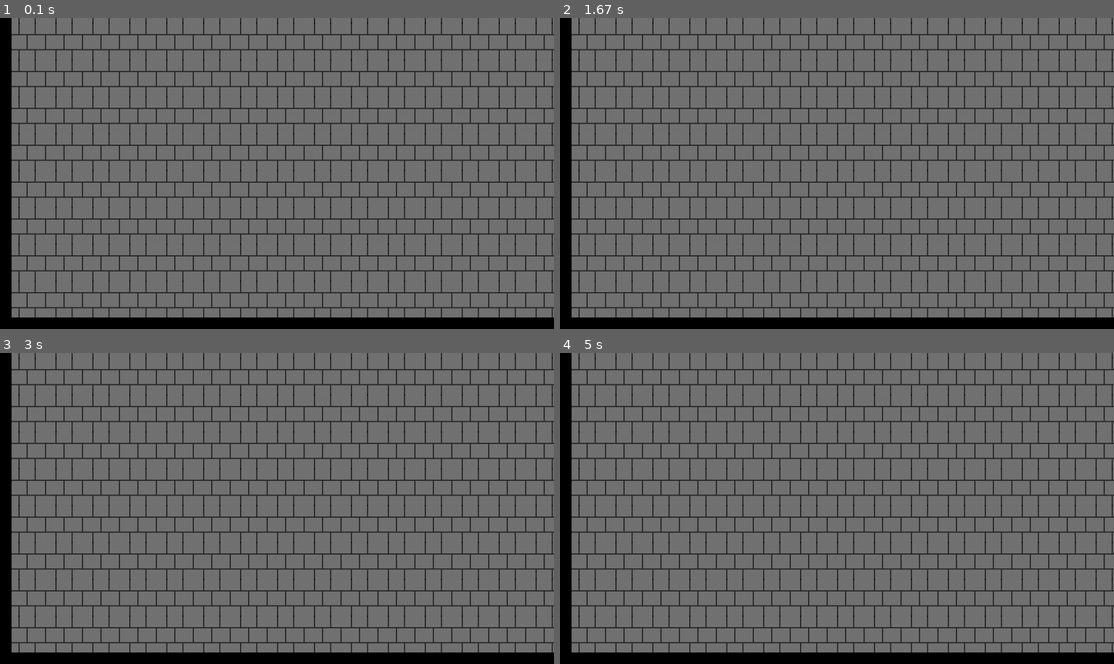
Above: before the commit, frames 1-4 (two rows, left to right).
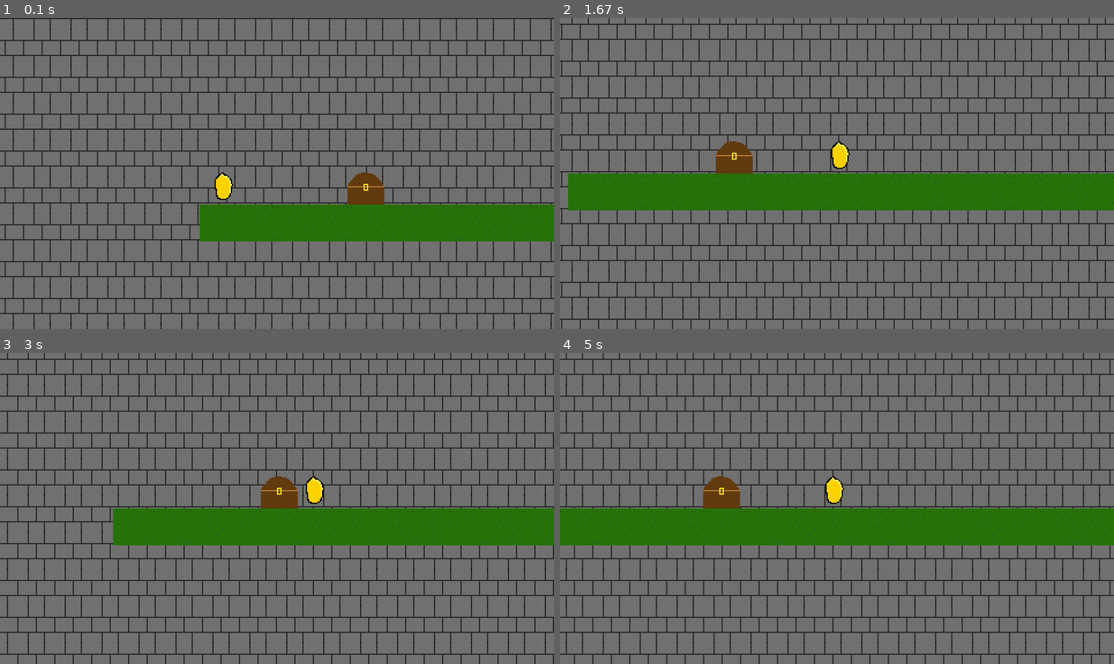
Above: after the commit, the same moments.

Repository: Firedan1176/Pygame-Platformer
Game: pygame game, started from game.py
Two runs of this game, one before a commit and one after it. Both use one fixed random seed, a clock stepped at 60 frames per second and the inputs below.
Inputs:
- Up to frame 1 (0.1 s): no input
- Up to frame 2 (1.67 s): hold Right 0.33-0.8 s; hold Right 0.83-1.3 s; hold Left from 1.33 s (still down)
- Up to frame 3 (3 s): release Left at 1.87 s; hold Left 1.9-2.3 s; hold Right 2.33-2.97 s
- Up to frame 4 (5 s): hold Left 3-3.47 s; hold Right 3.5-3.97 s; hold Right 4-4.47 s; hold Left from 4.5 s (still down)

The runs differ from the first frame. In frame 1, 39% of the frame differs, in the area x 0-100%, y 0-100%; in frame 2, 39%; in frame 3, 38%; in frame 4, 41%.

Commit message:
Alternative sprites
Alternative solution to drawing sprites. Sprites are in individual files and can be tiled if wanted.

Diff:
--- a/graphics.py
+++ b/graphics.py
@@ -27,7 +27,7 @@
         for obj in objects.getObjectsOfType(GameObject):
             #Excluded GameObjects
             if obj.__class__ in [Camera]: continue
-            if obj.visible and obj.tex["default"] and obj.z < self.z:
+            if obj.visible and obj.tex and obj.z < self.z:
                 #Reorient the position
                 new_pos = Vector2(obj.position.x, display.get_height() - obj.position.y - obj.scale.y)
 
@@ -35,7 +35,7 @@
                 new_pos -= Vector2(self.position.x, -self.position.y) * obj.z
 
 
-                display.blit(obj.tex["default"], new_pos)
+                display.blit(obj.tex, new_pos)
 
     """Set the target of the camera to follow a GameObject"""
     def setTarget(self, obj):
--- a/loading.py
+++ b/loading.py
@@ -33,11 +33,13 @@
 #Optionally, use a lambda expression instead of the init() of the class
 TYPE_TABLE = {
         "position":Vector2,
-        "size":Vector2
+        "size":Vector2,
+        "collisions":bool,
+        "tex":str
     }
 
 VERSION = 1
-DEBUGGING = False
+DEBUGGING = True
 
 """Intermediate class for generating objects"""
 class ObjConfig:
@@ -46,9 +48,8 @@
     databaseFile = None
     databaseText = None
 
-    def __init__(self, sourceSpritesheet, sourceStr):
+    def __init__(self, sourceStr):
         self._attribs = {}
-        self._attribs["tex"] = {}
         _id, _name = sourceStr.split('\n')[0].split(':')
         for line in sourceStr.split('\n')[1:]:
             _key, _value = line.split(':')
@@ -56,16 +57,6 @@
                 if _value in CLASSES:
                     self._class = CLASSES[_value] #Do not generate object here. Just store which Class it is
                 else: print("Warning: type '" + _value + "' couldn't be loaded from the database.")
-            elif _key[:4] == "tex_":
-                if '..' in _value:
-                    start = int(_value.split(',')[0])
-                    end = int(_value.split(',')[len(_value.split(','))])
-                    self._attribs["tex"][_key[4:]] = sprite2.loadSprite(sourceSpritesheet, _key[4:], range(start, end), self._attribs["size"])
-                elif ',' in _value:
-                    self._attribs["tex"][_key[4:]] = sprite2.loadSprite(sourceSpritesheet, _key[4:], [int(x) for x in _value.split(',')], self._attribs["size"])
-                else:
-                    self._attribs["tex"][_key[4:]] = sprite2.loadSprite(sourceSpritesheet, _key[4:], int(_value), self._attribs["size"])
-                if DEBUGGING: print("Loaded sprite:", _key[4:])
             elif _key in TYPE_TABLE:
                 _trueVal = ast.literal_eval(_value) #Eval string to builtin
                 _trueVal = TYPE_TABLE[_key](_trueVal) #Init pygame/custom object from builtin (i.e. tuple -> vector2)
@@ -73,32 +64,17 @@
 
     """Generates and returns a new object from this config"""
     def objectFrom(self, z = 0, position = Vector2(0, 0), scale = Vector2(0, 0), texmode = "none"):
-        _obj = self._class()
+        _obj = self._class(z)
         _obj.position = position
         _obj.scale = scale
 
-        #Set tex_default to straight magenta to indicate errors if not loaded
-        _obj.tex = {}
-        _obj.tex["default"] = pygame.Surface(_obj.scale)
-        _obj.tex["default"].fill((255, 0, 255))
+        #Set tex to straight magenta to indicate errors if not loaded
+        _obj.tex = pygame.Surface(_obj.scale)
+        _obj.tex.fill((255, 0, 255))
         for _key, _value in self._attribs.items():
-            #TODO: This tex stuff should probably?? be in loadSprite somewhere
-            if _key[:4] == "tex":
-                #Modify each sprite on this object
-                for tex in _value.items():
-                    if texmode == "stretch":
-                        pygame.transform.scale(tex[1], tuple(map(int, _obj.scale)), _obj.tex[tex[0]])
-                    elif texmode == "tile":
-                        _scaled = pygame.Surface(_obj.scale)
-                        for y in range(int(_obj.scale.y) // int(self._attribs["size"][1])):
-                            for x in range(int(_obj.scale.x) // int(self._attribs["size"][0])):
-                                _scaled.blit(tex[1], (x * self._attribs["size"][0], y * self._attribs["size"][1]))
-                                _obj.tex[tex[0]] = _scaled
-                    elif texmode == "none":
-                        _obj.tex[tex[0]].blit(tex[1], (0, 0))
-
-            else:
-                setattr(_obj, _key, _value)
+            if _key == "tex":
+                _obj.tex = sprite2.loadSprite(_value, texmode, scale)
+            else: setattr(_obj, _key, _value)
 
         return _obj
 
@@ -111,16 +87,13 @@
                 ObjConfig.databaseText = databaseFile.read()
                 databaseFile.close()
 
-            currentSpritesheet = ""
             lines = ObjConfig.databaseText.split('\n')
             for i in range(len(lines)):
                 _key, _value = lines[i].split(":")
-                if _key == "spritesheet":
-                    currentSpritesheet = _value.replace('\"', '')
-                elif not lines[i][0] == "\t" and lines[i + 1][0] == "\t":
+                if not lines[i][0] == "\t" and lines[i + 1][0] == "\t":
                     _objValue = lines[i] + "\n"
                     while lines[i + 1][0] == "\t":
-                        if not lines[i + 2][0] == "\t":
+                        if i + 2 == len(lines) or not lines[i + 2][0] == "\t":
                             _objValue += lines[i + 1]
                             break
                         else:
@@ -129,7 +102,7 @@
                     _objValue = _objValue.replace('\t', '')
                     if int(_key) == obj_id:
                         if DEBUGGING: print("Found matching ID:", _key)
-                        _obj = ObjConfig(currentSpritesheet, _objValue)
+                        _obj = ObjConfig(_objValue)
                         x = ObjConfig.loadedObjs[obj_id] = _obj
                         return x
 
@@ -158,7 +131,8 @@
 
     #Meat of the loading
     for line in file_text.split('\n'):
-
+        #Skip comments and empty lines
+        if len(line) == 0 or line[0] == "#": continue
         #Properties are separated by semicolon in map file.
         #Property order: [ID];[Z];[POS];[SCALE];[TEXMODE]
         props = line.split(';')
--- a/physics.py
+++ b/physics.py
@@ -30,6 +30,9 @@
         obj.position.x += obj.velocity.x
         col_normal = Vector2(0, 0)
         for col in getCollisions(obj, phys_objs):
+            if not col.collisions:
+                #Do not apply collisions, trigger type only
+                continue
             #Moving right? obj's right side = collider's left side
             if obj.velocity.x > 0:
                 obj.position.x = col.position.x - obj.scale.x
@@ -41,6 +44,9 @@
                 col_normal.x = -1
         obj.position.y += obj.velocity.y
         for col in getCollisions(obj, phys_objs):
+            if not col.collisions:
+                #Do not apply collisions, trigger type only
+                continue
             if obj.velocity.y > 0:
                 obj.velocity.y = 0
                 obj.position.y = col.position.y - obj.scale.y
--- a/sprite2.py
+++ b/sprite2.py
@@ -1,49 +1,28 @@
 import pygame
 
-loadedSpritesheets = {}
 loadedSprites = {}
 
-def loadSpritesheet(filename, useColorkey = True):
+"""Load a sprite. Mode can be None, 'stretch', or 'tile', where scale is the size of the object."""
+def loadSprite(filename, mode = None, scale = None):
+    if filename in loadedSprites:
+        return loadedSprites[filename]
+
     try:
-        if useColorkey:
-            _surf = pygame.image.load(filename).convert()
-            _surf.set_colorkey((255, 0, 255))
-        else:
-            _surf = pygame.image.load(filename).convert_alpha()
-    except:
-        raise IOError('There was an error loading spritesheet \'' + filename + '\'')
+        _surf = pygame.image.load(filename).convert_alpha()
+        if mode == "tile" and scale:
+            trueSize = (int(scale[0]) // _surf.get_width(), int(scale[1]) // _surf.get_height())
+            print(scale, trueSize)
+            _scaledSurf = pygame.Surface(scale)
+            for y in range(trueSize[1]):
+                for x in range(trueSize[0]):
+                    _scaledSurf.blit(_surf, (x * _surf.get_width(), y * _surf.get_height()))
+            _surf = _scaledSurf
+
+        elif mode == "stretch" and scale:
+            raise NotImplementedError()
+    except Exception as e:
+        raise IOError('There was an error loading sprite \'' + filename + '\':\n' + str(e))
     else:
-        loadedSpritesheets[filename] = _surf
-
-
-"""Load a sprite. Index can be either an integer, list, or a range()"""
-def loadSprite(filename, name, index, scale = (32, 32)):
-    if type(index) == list or type(index) == range:
-        if not filename in loadedSpritesheets:
-            loadSpritesheet(filename)
-        lst = []
-        size = loadedSpritesheets[filename].get_size()
-        for i in index:
-            coords = (i % (size[0] // scale[0]), i // (size[1] // scale[1]))
-
-            surf = pygame.Surface(scale)
-            surf.blit(loadedSpritesheets[filename], coords)
-
-            lst.append(surf)
-
-        loadedSprites[filename + "_" + name] = lst
-        return lst
-
-    elif type(index) == int:
-        if not filename in loadedSpritesheets:
-            loadSpritesheet(filename)
-        size = loadedSpritesheets[filename].get_size()
-        coords = (index % (size[0] // scale[0]), index // (size[1] // scale[1]))
-
-        surf = pygame.Surface(scale)
-        surf.blit(loadedSpritesheets[filename], coords)
-
-        loadedSprites[filename + "_" + name] = surf
-        return surf
-    else:
-        raise TypeError('Failed to load sprite: index must be an int, list, or range() (got ' + str(type(index)) + ')')
+        new_name = filename + ("_" + str(mode) if mode else "") + ("_" + str(scale) if scale else "")
+        loadedSprites[new_name] = _surf
+        return _surf
--- a/test_map02.map
+++ b/test_map02.map
@@ -1 +1,11 @@
-1;1;(10, 10);(512, 512);tile
+1;5;(-128, -64);(2048, 352);tile
+2;10;(0, 0);(512, 32);tile
+
+#Loading will place objects in front-to-back order,
+#so loading an object before the player (with the same z) will be in front
+
+#player
+5;10;(5, 10);(32, 32);none
+
+#Entities behind player
+3;10;(128, 32);(32, 32);none
Binary file added: brick.png
Binary file added: chest.png
Binary file added: coin.png
Not shown, changed: database.dat
Binary file added: grass.png
Binary file removed: test_spritesheet_01.png
